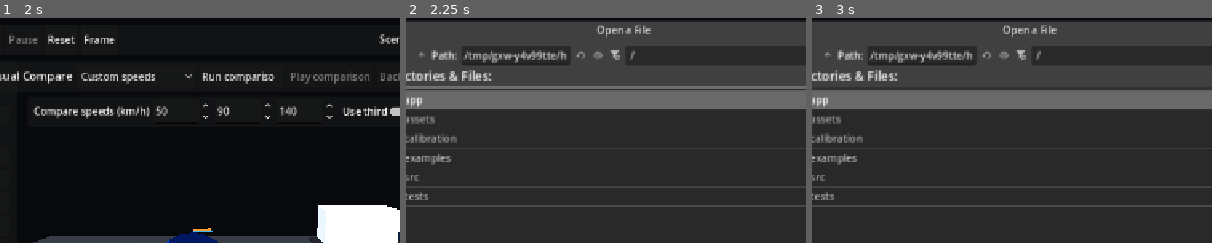
Above: before the commit, frames 1-3 (left to right).
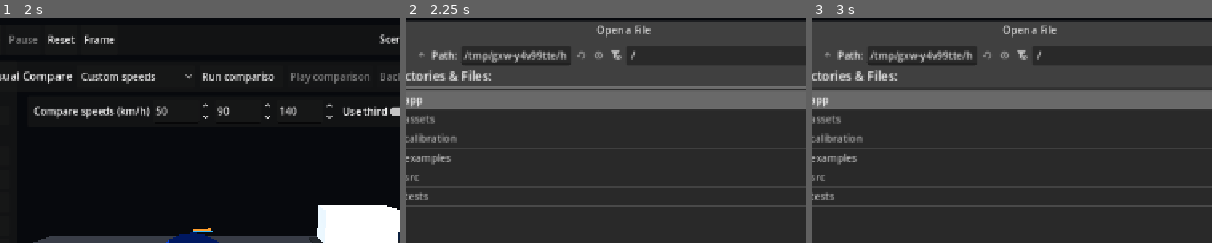
Above: after the commit, the same moments.

Repository: ArrowSK/crashvector
Game: Godot game, scene res://app/main.tscn
Same seed, same stepped clock (60 frames per second), same inputs: the game is played once before the commit and once after it.
Inputs (mouse positions are % of the whole screen's width and height, from its top left):
- Up to frame 1 (2 s): click "New" at 0.5 s; click "New" at 1.25 s
- Up to frame 2 (2.25 s): click "Open" at 2 s
- Up to frame 3 (3 s): click (35, 58) at 2.77 s; type "12" at 2.85 s
The pictures show only the part of the screen within x 19-69%, y 0-50%; the shares and areas given below are measured in that part.

Frame 1 is identical in both runs. In frame 2, 0.1% of the frame differs, in the area x 42-58%, y 14-19%; in frame 3, 0.1%.

Commit message:
Branding: add CrashVector CV telemetry icon
Add the new vector master icon built around the telemetry C, explicit V, top-down crash geometry and orange impact vectors. Configure Godot to use the SVG as the project icon.

Diff:
--- /dev/null
+++ b/assets/branding/crashvector-icon.svg
@@ -0,0 +1,70 @@
+<svg xmlns="http://www.w3.org/2000/svg" width="1024" height="1024" viewBox="0 0 1024 1024">
+  <rect x="44" y="44" width="936" height="936" rx="218" fill="#0d1218"/>
+  <rect x="60" y="60" width="904" height="904" rx="202" fill="none" stroke="#303842" stroke-width="10"/>
+
+  <!-- Telemetry ring deliberately shaped as a C -->
+  <path d="M707 228 A334 334 0 1 0 707 796" fill="none" stroke="#d8dee5" stroke-width="30"/>
+  <path d="M682 263 A291 291 0 1 0 682 761" fill="none" stroke="#707b87" stroke-width="18"/>
+  <path d="M457 189 A334 334 0 0 0 286 247" fill="none" stroke="#0d1218" stroke-width="38"/>
+  <path d="M291 778 A334 334 0 0 0 454 835" fill="none" stroke="#0d1218" stroke-width="38"/>
+  <path d="M548 195 A334 334 0 0 1 627 230" fill="none" stroke="#f4f6f8" stroke-width="8" opacity=".55"/>
+  <path d="M545 828 A334 334 0 0 0 617 797" fill="none" stroke="#f4f6f8" stroke-width="8" opacity=".35"/>
+
+  <!-- Explicit V -->
+  <path d="M754 324 L826 640 L918 321" fill="none" stroke="#05080b" stroke-width="54" stroke-linejoin="miter"/>
+  <path d="M754 324 L826 640 L918 321" fill="none" stroke="#aeb7c1" stroke-width="36" stroke-linejoin="miter"/>
+  <path d="M761 326 L828 609" fill="none" stroke="#eef2f5" stroke-width="6" opacity=".45"/>
+
+  <!-- Wheels -->
+  <rect x="245" y="392" width="82" height="42" rx="18" fill="#05080b"/>
+  <rect x="245" y="590" width="82" height="42" rx="18" fill="#05080b"/>
+  <rect x="558" y="392" width="78" height="42" rx="18" fill="#05080b"/>
+  <rect x="558" y="590" width="78" height="42" rx="18" fill="#05080b"/>
+
+  <!-- Car body -->
+  <path d="M236 412 Q218 427 214 468 L214 556 Q218 597 236 612 L520 612 Q570 609 614 579 L680 542 L680 482 L614 445 Q570 415 520 412 Z"
+        fill="#d8dee5" stroke="#05080b" stroke-width="10" stroke-linejoin="round"/>
+  <path d="M236 425 Q224 443 222 472 L222 552 Q224 582 236 599 L302 599 L302 425 Z" fill="#c5cdd6"/>
+  <rect x="230" y="458" width="12" height="108" rx="6" fill="#ff4b1b" opacity=".85"/>
+  <path d="M315 425 L516 425 Q557 427 590 452 L617 474 L617 550 L590 572 Q557 597 516 599 L315 599 Q301 557 301 512 Q301 466 315 425 Z" fill="#cbd2d9"/>
+  <path d="M334 438 L404 438 L404 586 L334 586 Q319 551 319 512 Q319 473 334 438 Z" fill="#0b1117"/>
+  <path d="M476 438 L520 438 Q552 440 582 460 L605 480 L605 544 L582 564 Q552 584 520 586 L476 586 Z" fill="#0b1117"/>
+  <path d="M419 438 L461 438 L461 586 L419 586 Z" fill="#edf1f4"/>
+  <path d="M328 426 L512 426 Q555 428 587 452" fill="none" stroke="#ffffff" stroke-width="8" stroke-linecap="round" opacity=".62"/>
+  <path d="M567 412 L600 396 L614 408 L585 428 Z" fill="#cfd6dd" stroke="#05080b" stroke-width="6"/>
+  <path d="M567 612 L600 628 L614 616 L585 596 Z" fill="#cfd6dd" stroke="#05080b" stroke-width="6"/>
+
+  <!-- Crumple zone -->
+  <g stroke="#05080b" stroke-width="5" stroke-linejoin="round">
+    <path d="M648 459 L697 443 L722 470 L694 493 Z" fill="#f3f5f7"/>
+    <path d="M663 482 L718 470 L733 502 L698 514 Z" fill="#bac3cc"/>
+    <path d="M664 542 L718 554 L733 522 L698 510 Z" fill="#e4e8ec"/>
+    <path d="M648 565 L697 581 L722 554 L694 531 Z" fill="#9ba6b1"/>
+    <path d="M690 484 L735 500 L728 524 L695 513 Z" fill="#ffffff"/>
+    <path d="M690 540 L735 524 L728 500 L695 511 Z" fill="#c5cdd6"/>
+    <path d="M706 451 L733 427 L750 456 L731 475 Z" fill="#d8dee5"/>
+    <path d="M706 573 L733 597 L750 568 L731 549 Z" fill="#a7b1bb"/>
+  </g>
+
+  <!-- Incoming vector -->
+  <line x1="158" y1="512" x2="704" y2="512" stroke="#7d1d0d" stroke-width="34" opacity=".35"/>
+  <line x1="158" y1="512" x2="704" y2="512" stroke="#ff4b1b" stroke-width="20" stroke-linecap="round"/>
+  <polygon points="690,486 726,512 690,538" fill="#ff4b1b"/>
+
+  <!-- Impact point -->
+  <circle cx="720" cy="512" r="29" fill="#120b08" stroke="#ff4b1b" stroke-width="8"/>
+  <circle cx="720" cy="512" r="9" fill="#fff3ec"/>
+
+  <!-- Deflection vectors -->
+  <line x1="735" y1="496" x2="873" y2="343" stroke="#7d1d0d" stroke-width="32" opacity=".35"/>
+  <line x1="735" y1="496" x2="873" y2="343" stroke="#ff4b1b" stroke-width="19" stroke-linecap="round"/>
+  <polygon points="854,346 889,325 880,365" fill="#ff4b1b"/>
+  <line x1="735" y1="528" x2="873" y2="681" stroke="#7d1d0d" stroke-width="32" opacity=".35"/>
+  <line x1="735" y1="528" x2="873" y2="681" stroke="#ff4b1b" stroke-width="19" stroke-linecap="round"/>
+  <polygon points="854,678 889,699 880,659" fill="#ff4b1b"/>
+
+  <!-- Debris -->
+  <path d="M748 477 l20 -9 -5 23 z" fill="#cbd2d9"/>
+  <path d="M759 546 l23 13 -20 11 z" fill="#7d8792"/>
+  <path d="M736 460 l8 -18 10 16 z" fill="#f2f4f6"/>
+</svg>
--- a/project.godot
+++ b/project.godot
@@ -4,6 +4,7 @@
 config/name="CrashVector"
 run/main_scene="res://app/main.tscn"
 config/features=PackedStringArray("4.4")
+config/icon="res://assets/branding/crashvector-icon.svg"
 
 [display]
 window/size/viewport_width=1280
